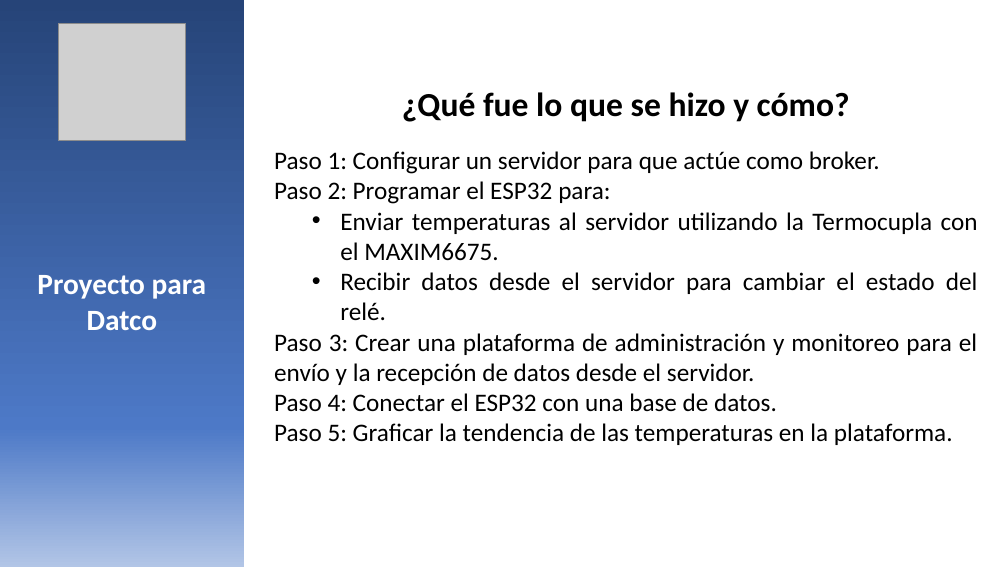
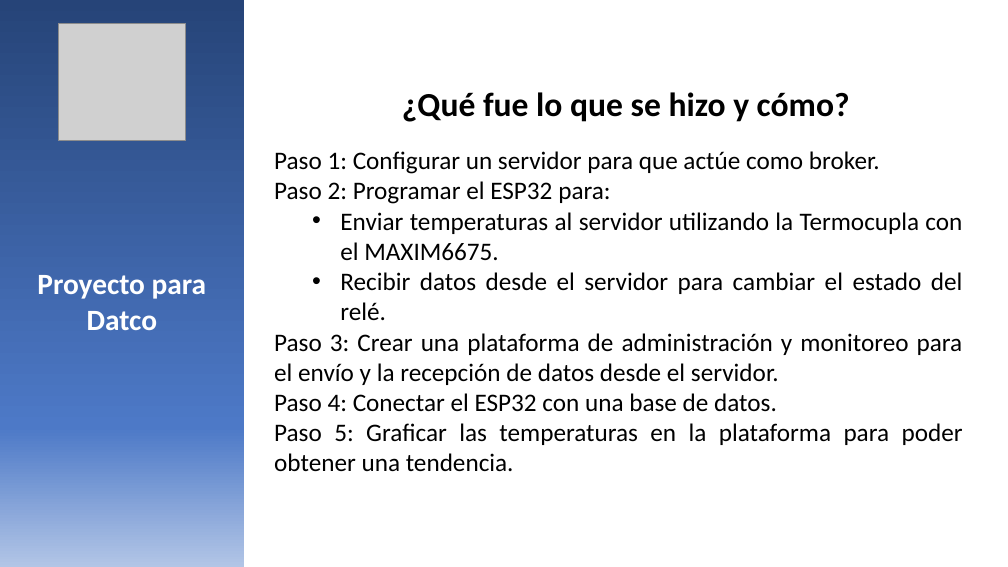
Before and after one commit to FranciscoJavierSG/Practica-Intermedia-Proyecto-Final, a slide deck: slide 12 of Presentación final/Presentación Final.pptx (slide 6 before the commit). Drawn at 1008x567 pixels with LibreOffice and Linux fonts; fonts in the diff are those of the drawing; grey boxes stand for pictures. Boxes give left, top, right and bottom in pixels: in the first picture for what was removed or moved away, otherwise in the second. Text is boxed around its words. In the diff, an @@ line names an element or a change of style, - is before the commit and + after.

```diff
--- a/Presentación final/Presentación Final.pptx
+++ b/Presentación final/Presentación Final.pptx
@@ text at (274,423,963,472): text changed @@
-Paso 5: Graficar la tendencia de las temperaturas en la plataforma.
+Paso 5: Graficar las temperaturas en la plataforma para poder obtener una tendencia.
```
Also in this commit, not shown: 4 other slides changed, 6 slides added, 1 slide removed, 27 other files.
